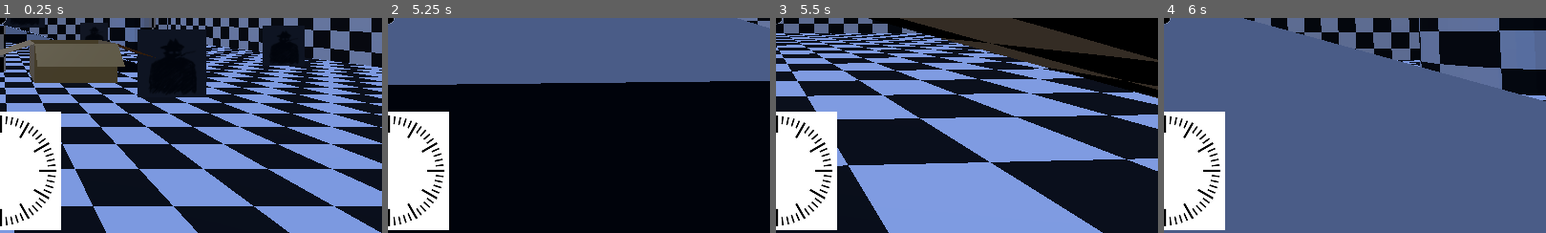
Above: before the commit, frames 1-4 (left to right).
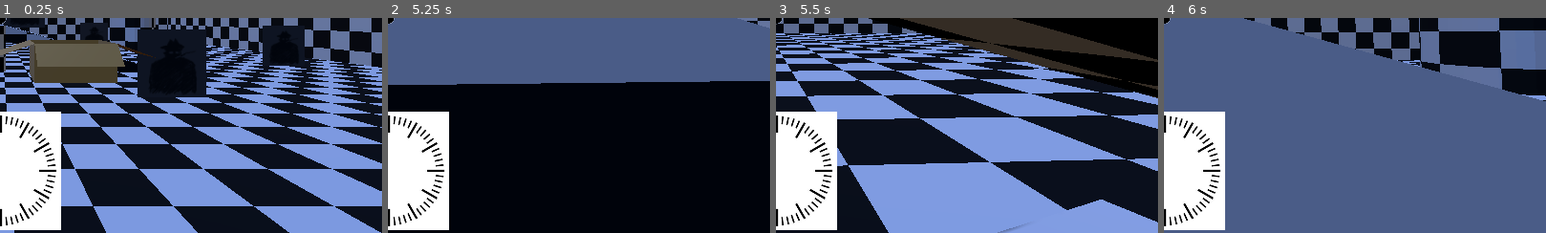
Above: after the commit, the same moments.

Repository: apet2929/brackeys-jam-16
Game: Godot game, scene res://scenes/main.tscn
Same seed, same stepped clock (60 frames per second), same inputs: the game is played once before the commit and once after it.
Inputs (mouse positions are % of the whole screen's width and height, from its top left):
- Up to frame 1 (0.25 s): no input
- Up to frame 2 (5.25 s): tap Enter (ui_accept) at 0.5 s; move the mouse to (55, 50) at 0.52 s; hold Ctrl (crouch) 0.53-1.28 s; hold W (forward) from 0.53 s (still down); click (55, 50) at 0.67 s; tap Space (jump) at 0.77, 1.52, 3.02, 3.77, 4.52 s; move the mouse to (45, 50) at 1.27 s; right-click (45, 50) at 1.35 s; move the mouse to (52, 48) at 2.02 s; tap E (use) at 2.1, 4.35 s; move the mouse to (49, 52) at 2.77 s; tap Ctrl (crouch) at 2.85 s; click (49, 52) at 2.92 s; move the mouse to (57, 51) at 3.52 s; right-click (57, 51) at 3.6 s; move the mouse to (42, 49) at 4.27 s; move the mouse to (51, 50) at 5.02 s; hold Ctrl (crouch) from 5.03 s (still down); click (51, 50) at 5.17 s
- Up to frame 3 (5.5 s): keep holding W (forward); keep holding Ctrl (crouch)
- Up to frame 4 (6 s): tap Enter (ui_accept) at 5.75 s; move the mouse to (46, 48) at 5.77 s; release W (forward) at 5.78 s; release Ctrl (crouch) at 5.78 s; hold D (right) from 5.78 s (still down); right-click (46, 48) at 5.85 s
The pictures show only the part of the screen within x 50-100%, y 50-100%; the shares and areas given below are measured in that part.

Frames 1-2 are identical in both runs. In frame 3, 2.3% of the frame differs, in the area x 58-100%, y 84-100%; in frame 4, nothing differs.

Commit message:
added basic footprints

Diff:
--- a/scenes/main.tscn
+++ b/scenes/main.tscn
@@ -5,10 +5,22 @@
 [ext_resource type="PackedScene" uid="uid://dxbcoagxb86wv" path="res://scenes/player.tscn" id="3_jyhfs"]
 [ext_resource type="Texture2D" uid="uid://bfunimk1twiyy" path="res://assets/sprites/watch_face.jpg" id="3_o6xl0"]
 [ext_resource type="PackedScene" uid="uid://cwj6otb0ncbxh" path="res://scenes/box.tscn" id="4_jyhfs"]
+[ext_resource type="Texture2D" uid="uid://xhuyp5wpyacp" path="res://assets/sprites/footprint.jpg" id="5_choun"]
 [ext_resource type="PackedScene" uid="uid://b50ifj6jw7wrf" path="res://scenes/test_environment.tscn" id="5_tefeu"]
 [ext_resource type="PackedScene" uid="uid://y7h0egftoyem" path="res://scenes/gun.tscn" id="6_85g3d"]
 [ext_resource type="PackedScene" uid="uid://bovaiyxxqciui" path="res://scenes/npc.tscn" id="6_o6xl0"]
 [ext_resource type="Compositor" uid="uid://cd3pypt5f1gmv" path="res://assets/main_compositor.tres" id="6_tipki"]
+
+[sub_resource type="ParticleProcessMaterial" id="ParticleProcessMaterial_knl0n"]
+gravity = Vector3(0, 0, 0)
+
+[sub_resource type="StandardMaterial3D" id="StandardMaterial3D_c5jw8"]
+albedo_texture = ExtResource("5_choun")
+
+[sub_resource type="QuadMesh" id="QuadMesh_7rxam"]
+material = SubResource("StandardMaterial3D_c5jw8")
+size = Vector2(0.25, 0.5)
+orientation = 1
 
 [sub_resource type="ProceduralSkyMaterial" id="ProceduralSkyMaterial_tipki"]
 sky_top_color = Color(0.20399365, 0.42910215, 0.82656664, 1)
@@ -68,6 +80,21 @@
 [node name="Player" parent="." unique_id=1432795309 instance=ExtResource("3_jyhfs")]
 unique_name_in_owner = true
 transform = Transform3D(1, 0, 0, 0, 1, 0, 0, 0, 1, -1.1561297, -1.8304473, 16.073414)
+
+[node name="LeftFootMarker" type="Marker3D" parent="Player" unique_id=2071499936]
+transform = Transform3D(1, 0, 0, 0, 1, 0, 0, 0, 1, -1, 0, -1)
+
+[node name="RightFootMarker" type="Marker3D" parent="Player" unique_id=272534273]
+transform = Transform3D(1, 0, 0, 0, 1, 0, 0, 0, 1, 1, 0, 1)
+
+[node name="GroundRay" type="RayCast3D" parent="Player" unique_id=780922073]
+target_position = Vector3(0, -3, 0)
+
+[node name="Footprints" type="GPUParticles3D" parent="Player" unique_id=1530950790]
+amount = 10
+lifetime = 2.5
+process_material = SubResource("ParticleProcessMaterial_knl0n")
+draw_pass_1 = SubResource("QuadMesh_7rxam")
 
 [node name="box" parent="." unique_id=884456906 groups=["interactable"] instance=ExtResource("4_jyhfs")]
 transform = Transform3D(1, 0, 0, 0, 1, 0, 0, 0, 1, 0, -0.7297361, 10.605847)
--- a/scripts/player.gd
+++ b/scripts/player.gd
@@ -13,6 +13,9 @@
 var inventory_held_item = null
 var inventory_held_item_idx = -1
 var inventory: Array[PackedScene] = []
+
+var left_foot = true
+var last_footstep = 0.0
 
 func _ready() -> void:
 	add_to_inventory(load("res://scenes/gun.tscn"))
@@ -56,6 +59,11 @@
 	if direction:
 		velocity.x = direction.x * SPEED
 		velocity.z = direction.z * SPEED
+
+		last_footstep += velocity.length() * delta
+		if last_footstep >= 100.0:
+			last_footstep = 0.0
+			make_footprint()
 	else:
 		velocity.x = move_toward(velocity.x, 0, SPEED)
 		velocity.z = move_toward(velocity.z, 0, SPEED)
@@ -92,6 +100,22 @@
 			var push_force = mass_ratio * PUSH_FORCE
 			col.apply_impulse(push_dir * velocity_diff_in_push_dir * push_force, obj.get_position() - col.global_position)
 			print("Collider: %s, push_dir: %s" % [col, push_dir])
+
+func make_footprint():
+	var foot_marker: Marker3D #current foot to print
+	foot_marker = $LeftFoot if left_foot else $RightFoot
+	left_foot = !left_foot
+
+	var foot_location = Transform3D()
+	foot_location.origin = foot_marker.global_position
+
+	$Footprints.emit_particle(
+		transform,
+		Vector3.ZERO,
+		Color.WHITE,
+		Color.WHITE,
+		0
+	)
 
 func _process(delta: float) -> void:
 	if Input.is_action_pressed("crouch"):
Binary file added: assets/sprites/footprint.jpg
Not shown, added: assets/sprites/footprint.jpg.import
